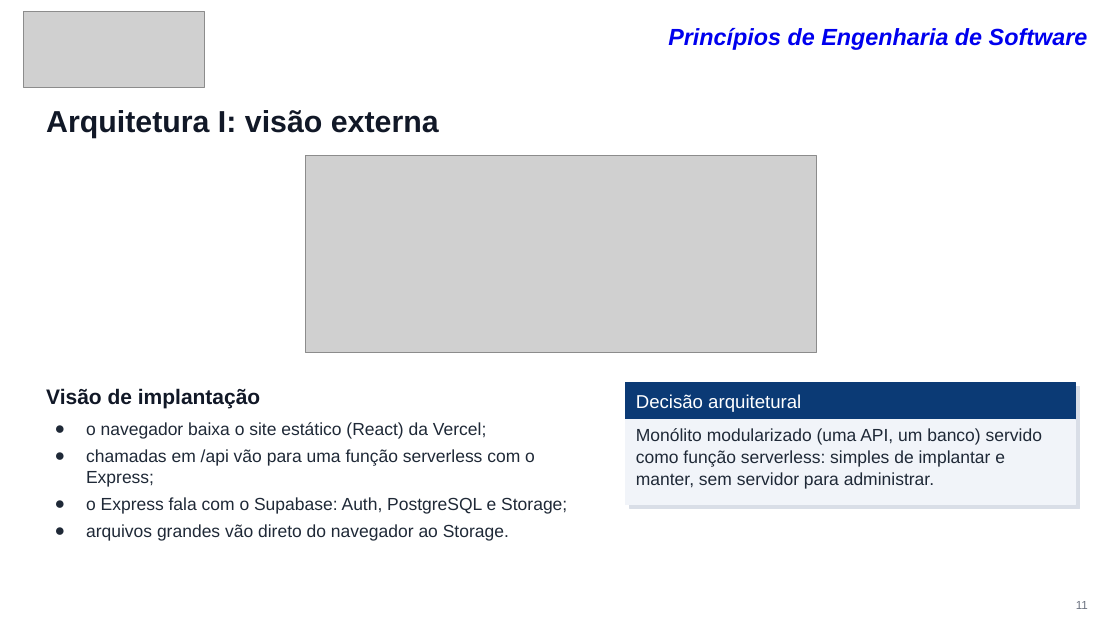
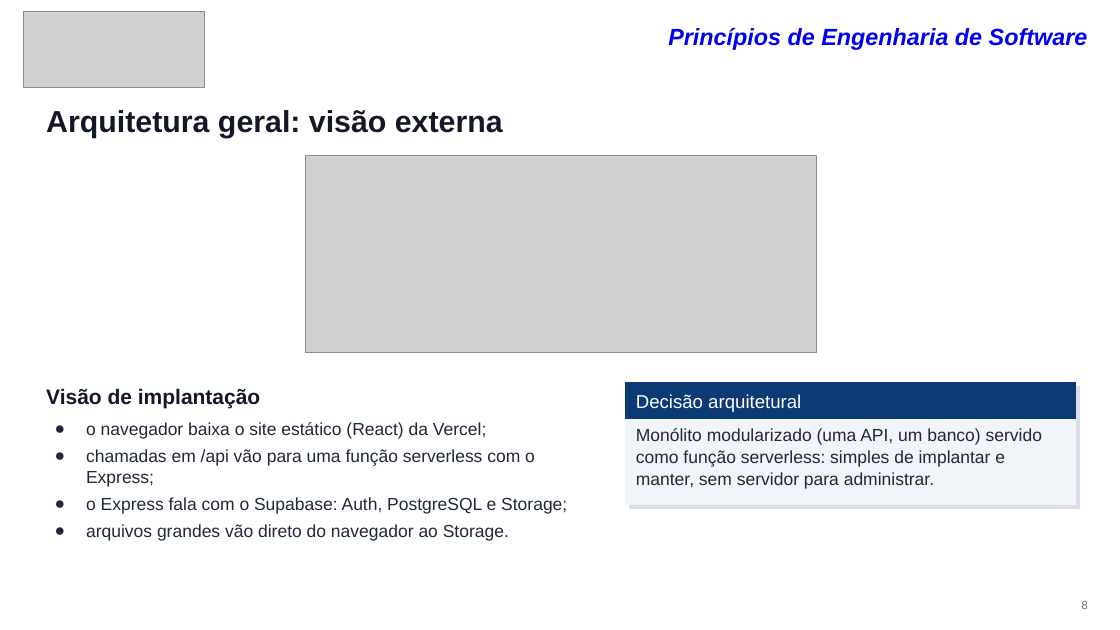
Before and after one commit to caiobento7/plataforma_cursos, a slide deck: slide 8 of docs/entrega/CursoLab-apresentacao.pptx (slide 11 before the commit). Drawn at 1120x630 pixels with LibreOffice and Linux fonts; fonts in the diff are those of the drawing; grey boxes stand for pictures. Boxes give left, top, right and bottom in pixels: in the first picture for what was removed or moved away, otherwise in the second. Text is boxed around its words. In the diff, an @@ line names an element or a change of style, - is before the commit and + after.

```diff
--- a/docs/entrega/CursoLab-apresentacao.pptx
+++ b/docs/entrega/CursoLab-apresentacao.pptx
@@ text at box(46, 110, 503, 138): text changed @@
-Arquitetura I: visão externa
+Arquitetura geral: visão externa
@@ text at box(1081, 601, 1087, 609): text changed @@
-11
+8
```
Also in this commit, not shown: 18 other slides changed, 8 slides added, 5 slides removed, 14 other files.
